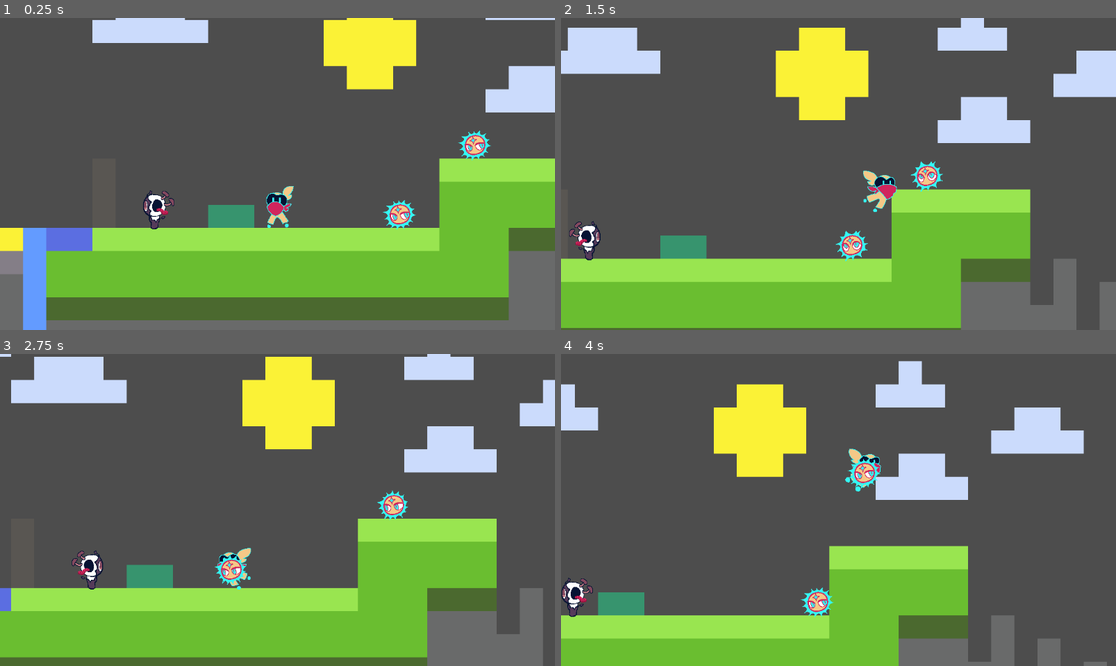
Above: before the commit, frames 1-4 (two rows, left to right).
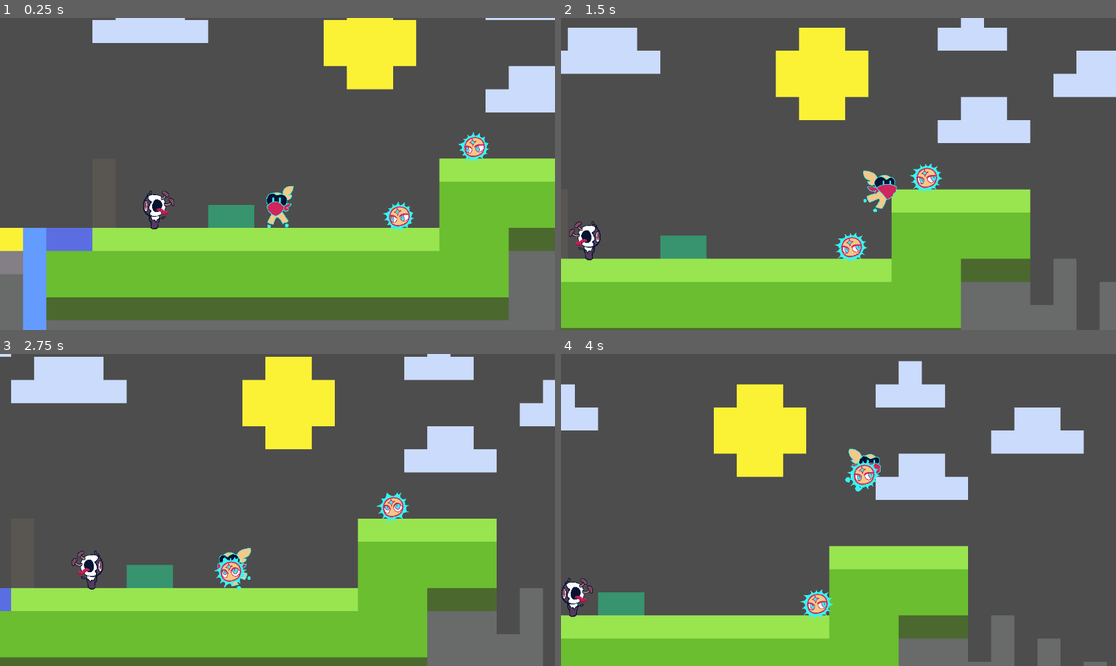
Above: after the commit, the same moments.

Repository: CookieRA9001/SI_motroidvenia
Game: Godot game, scene res://sceans/TestLevel.tscn
Same seed, same stepped clock (60 frames per second), same inputs: the game is played once before the commit and once after it.
Inputs:
- Up to frame 1 (0.25 s): no input
- Up to frame 2 (1.5 s): hold D (move_right) from 0.53 s (still down); tap E (swap) at 0.6 s; tap Space (jump) at 0.77 s; tap Q (throw) at 1.35 s
- Up to frame 3 (2.75 s): tap Space (jump) at 1.52 s; release D (move_right) at 2.03 s; hold A (move_left) from 2.03 s (still down); tap E (swap) at 2.1 s
- Up to frame 4 (4 s): release A (move_left) at 2.78 s; hold D (move_right) from 2.78 s (still down); tap Q (throw) at 2.85 s; tap Space (jump) at 3.02, 3.77 s; tap E (swap) at 3.6 s

The runs differ from the first frame. In frame 1, 0.6% of the frame differs, in the area x 68-89%, y 36-69%; in frame 2, 0.6%, in the area x 49-69%, y 45-79%; in frame 3, 0.5%; in frame 4, 0.6%.

Commit message:
Changes to be committed: 	modified:   sceans/friendly_ally.tscn 	modified:   sceans/startingLevel.tscn 	modified:   scripts/friendly.gd

Diff:
--- a/sceans/friendly_ally.tscn
+++ b/sceans/friendly_ally.tscn
@@ -1,8 +1,20 @@
-[gd_scene load_steps=9 format=3 uid="uid://7hxhebt7dcb0"]
+[gd_scene load_steps=29 format=3 uid="uid://7hxhebt7dcb0"]
 
 [ext_resource type="Script" path="res://scripts/friendly.gd" id="1_5gja5"]
 [ext_resource type="Texture2D" uid="uid://b44evsb1m074r" path="res://assets/friendly-star-spritesheet-concept.png" id="2_g3uam"]
 
+[sub_resource type="AtlasTexture" id="AtlasTexture_uky2n"]
+atlas = ExtResource("2_g3uam")
+region = Rect2(100, 200, 100, 100)
+
+[sub_resource type="AtlasTexture" id="AtlasTexture_tt54n"]
+atlas = ExtResource("2_g3uam")
+region = Rect2(0, 200, 100, 100)
+
+[sub_resource type="AtlasTexture" id="AtlasTexture_rxa8g"]
+atlas = ExtResource("2_g3uam")
+region = Rect2(200, 200, 100, 100)
+
 [sub_resource type="AtlasTexture" id="AtlasTexture_s16g8"]
 atlas = ExtResource("2_g3uam")
 region = Rect2(0, 100, 100, 100)
@@ -14,9 +26,35 @@
 [sub_resource type="AtlasTexture" id="AtlasTexture_f5kij"]
 atlas = ExtResource("2_g3uam")
 region = Rect2(200, 100, 100, 100)
+
+[sub_resource type="AtlasTexture" id="AtlasTexture_ro2og"]
+atlas = ExtResource("2_g3uam")
+region = Rect2(100, 0, 100, 100)
+
+[sub_resource type="AtlasTexture" id="AtlasTexture_ichvp"]
+atlas = ExtResource("2_g3uam")
+region = Rect2(0, 0, 100, 100)
+
+[sub_resource type="AtlasTexture" id="AtlasTexture_2oalm"]
+atlas = ExtResource("2_g3uam")
+region = Rect2(200, 0, 100, 100)
 
 [sub_resource type="SpriteFrames" id="SpriteFrames_hif36"]
 animations = [{
+"frames": [{
+"duration": 1.0,
+"texture": SubResource("AtlasTexture_uky2n")
+}, {
+"duration": 1.0,
+"texture": SubResource("AtlasTexture_tt54n")
+}, {
+"duration": 1.0,
+"texture": SubResource("AtlasTexture_rxa8g")
+}],
+"loop": true,
+"name": &"hold",
+"speed": 1.0
+}, {
 "frames": [{
 "duration": 1.0,
 "texture": SubResource("AtlasTexture_s16g8")
@@ -30,6 +68,20 @@
 "loop": true,
 "name": &"idle",
 "speed": 3.0
+}, {
+"frames": [{
+"duration": 1.0,
+"texture": SubResource("AtlasTexture_ro2og")
+}, {
+"duration": 1.0,
+"texture": SubResource("AtlasTexture_ichvp")
+}, {
+"duration": 1.0,
+"texture": SubResource("AtlasTexture_2oalm")
+}],
+"loop": true,
+"name": &"trown",
+"speed": 1.0
 }]
 
 [sub_resource type="CircleShape2D" id="CircleShape2D_kbild"]
@@ -37,16 +89,129 @@
 
 [sub_resource type="RectangleShape2D" id="RectangleShape2D_xwlfk"]
 size = Vector2(128, 71)
+
+[sub_resource type="Animation" id="Animation_m1f03"]
+resource_name = "idle"
+length = 2.0
+loop_mode = 1
+tracks/0/type = "value"
+tracks/0/imported = false
+tracks/0/enabled = true
+tracks/0/path = NodePath("Sprite2D:frame")
+tracks/0/interp = 1
+tracks/0/loop_wrap = true
+tracks/0/keys = {
+"times": PackedFloat32Array(0, 0.7, 1.4),
+"transitions": PackedFloat32Array(1, 1, 1),
+"update": 1,
+"values": [5, 4, 3]
+}
+
+[sub_resource type="Animation" id="Animation_nft68"]
+resource_name = "trown"
+loop_mode = 1
+step = 0.01
+tracks/0/type = "value"
+tracks/0/imported = false
+tracks/0/enabled = true
+tracks/0/path = NodePath("Sprite2D:frame")
+tracks/0/interp = 1
+tracks/0/loop_wrap = true
+tracks/0/keys = {
+"times": PackedFloat32Array(0, 0.4, 0.8),
+"transitions": PackedFloat32Array(1, 1, 1),
+"update": 1,
+"values": [2, 0, 1]
+}
+
+[sub_resource type="Animation" id="Animation_tnbu8"]
+resource_name = "hold"
+length = 4.0
+loop_mode = 1
+tracks/0/type = "value"
+tracks/0/imported = false
+tracks/0/enabled = true
+tracks/0/path = NodePath("Sprite2D:frame")
+tracks/0/interp = 1
+tracks/0/loop_wrap = true
+tracks/0/keys = {
+"times": PackedFloat32Array(0, 1.1, 2.7),
+"transitions": PackedFloat32Array(1, 1, 1),
+"update": 1,
+"values": [7, 8, 6]
+}
+
+[sub_resource type="Animation" id="Animation_tvdii"]
+length = 0.001
+tracks/0/type = "value"
+tracks/0/imported = false
+tracks/0/enabled = true
+tracks/0/path = NodePath("Sprite2D:frame")
+tracks/0/interp = 1
+tracks/0/loop_wrap = true
+tracks/0/keys = {
+"times": PackedFloat32Array(0),
+"transitions": PackedFloat32Array(1),
+"update": 1,
+"values": [7]
+}
+
+[sub_resource type="AnimationLibrary" id="AnimationLibrary_wrbxx"]
+_data = {
+"RESET": SubResource("Animation_tvdii"),
+"hold": SubResource("Animation_tnbu8"),
+"idle": SubResource("Animation_m1f03"),
+"trown": SubResource("Animation_nft68")
+}
+
+[sub_resource type="AnimationNodeAnimation" id="AnimationNodeAnimation_02uyt"]
+animation = &"hold"
+
+[sub_resource type="AnimationNodeAnimation" id="AnimationNodeAnimation_qv850"]
+animation = &"idle"
+
+[sub_resource type="AnimationNodeAnimation" id="AnimationNodeAnimation_d33x5"]
+animation = &"trown"
+
+[sub_resource type="AnimationNodeStateMachineTransition" id="AnimationNodeStateMachineTransition_q2asq"]
+switch_mode = 2
+advance_mode = 2
+
+[sub_resource type="AnimationNodeStateMachineTransition" id="AnimationNodeStateMachineTransition_16okn"]
+switch_mode = 2
+advance_mode = 2
+
+[sub_resource type="AnimationNodeStateMachineTransition" id="AnimationNodeStateMachineTransition_mltuj"]
+switch_mode = 2
+advance_mode = 2
+
+[sub_resource type="AnimationNodeStateMachineTransition" id="AnimationNodeStateMachineTransition_arsrj"]
+switch_mode = 2
+advance_mode = 2
+
+[sub_resource type="AnimationNodeStateMachineTransition" id="AnimationNodeStateMachineTransition_ho880"]
+advance_mode = 2
+
+[sub_resource type="AnimationNodeStateMachine" id="AnimationNodeStateMachine_ui1bo"]
+states/Start/position = Vector2(198, 100)
+states/hold/node = SubResource("AnimationNodeAnimation_02uyt")
+states/hold/position = Vector2(329, 43)
+states/idle/node = SubResource("AnimationNodeAnimation_qv850")
+states/idle/position = Vector2(316, 176)
+states/trown/node = SubResource("AnimationNodeAnimation_d33x5")
+states/trown/position = Vector2(505, 147)
+transitions = ["idle", "hold", SubResource("AnimationNodeStateMachineTransition_q2asq"), "hold", "trown", SubResource("AnimationNodeStateMachineTransition_16okn"), "trown", "idle", SubResource("AnimationNodeStateMachineTransition_mltuj"), "hold", "idle", SubResource("AnimationNodeStateMachineTransition_arsrj"), "Start", "idle", SubResource("AnimationNodeStateMachineTransition_ho880")]
 
 [node name="Friendly" type="CharacterBody2D"]
 collision_layer = 4
 script = ExtResource("1_5gja5")
 
 [node name="AnimatedSprite2D" type="AnimatedSprite2D" parent="."]
+visible = false
 sprite_frames = SubResource("SpriteFrames_hif36")
 animation = &"idle"
 autoplay = "idle"
-frame_progress = 0.0842759
+frame_progress = 0.0388857
 
 [node name="Hitbox" type="CollisionShape2D" parent="."]
 shape = SubResource("CircleShape2D_kbild")
@@ -58,4 +223,21 @@
 position = Vector2(0, -12)
 shape = SubResource("RectangleShape2D_xwlfk")
 
+[node name="AnimationPlayer" type="AnimationPlayer" parent="."]
+libraries = {
+"": SubResource("AnimationLibrary_wrbxx")
+}
+speed_scale = 1.643
+
+[node name="Sprite2D" type="Sprite2D" parent="."]
+position = Vector2(-1, 4)
+texture = ExtResource("2_g3uam")
+hframes = 3
+vframes = 3
+frame = 7
+
+[node name="AnimationTree" type="AnimationTree" parent="."]
+tree_root = SubResource("AnimationNodeStateMachine_ui1bo")
+anim_player = NodePath("../AnimationPlayer")
+
 [connection signal="body_entered" from="Area2D" to="." method="_on_area_2d_body_entered"]
--- a/scripts/friendly.gd
+++ b/scripts/friendly.gd
@@ -10,6 +10,10 @@
 var current_x_speed = 0
 var target:Node2D = null
 var gravity = ProjectSettings.get_setting("physics/2d/default_gravity")
+var state_machine
+
+func _ready():
+	state_machine = $AnimationTree.get("parameters/playback")
 
 func follow(delta):
 	if position.distance_to(target.position)>20 and is_on_floor():
@@ -33,6 +37,7 @@
 func inAction(delta):
 	var collision = move_and_collide(velocity * delta * 2)
 	if collision:
+		state_machine.travel("trown")
 		velocity = velocity.bounce(collision.get_normal()) * 0.75
 		if abs(velocity.x)+abs(velocity.y) < 15:
 			friendly_status = Status.MOVING
@@ -40,12 +45,14 @@
 func hold(delta):
 	if position.distance_to(target.position) > 50:
 		position = position.move_toward(target.position, delta*300)
+		state_machine.travel("hold")
 	else:
 		position = target.position
 
 func _physics_process(delta):
 	if not is_on_floor() and not friendly_status==Status.HELD:
 		velocity.y += gravity * delta
+		state_machine.travel("idle")
 
 	match friendly_status:
 		Status.IDLE:
@@ -69,6 +76,7 @@
 func unholdMe():
 	friendly_status = Status.FOLLOWING
 	velocity = Vector2(randf_range(-50,50),randf_range(-100,-300))
+	state_machine.travel("idle")
 
 func throwMe(dir:Vector2):
 	friendly_status = Status.INACTION
Not shown, changed: sceans/startingLevel.tscn
